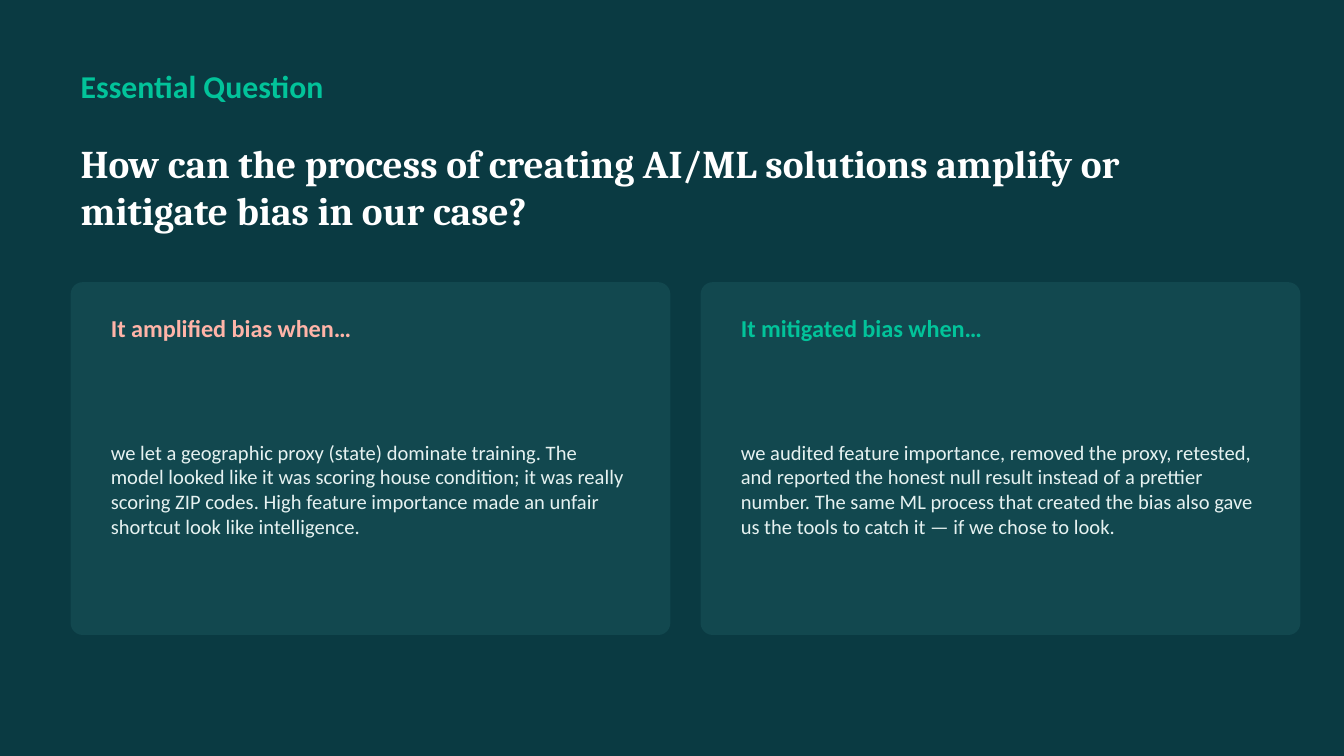
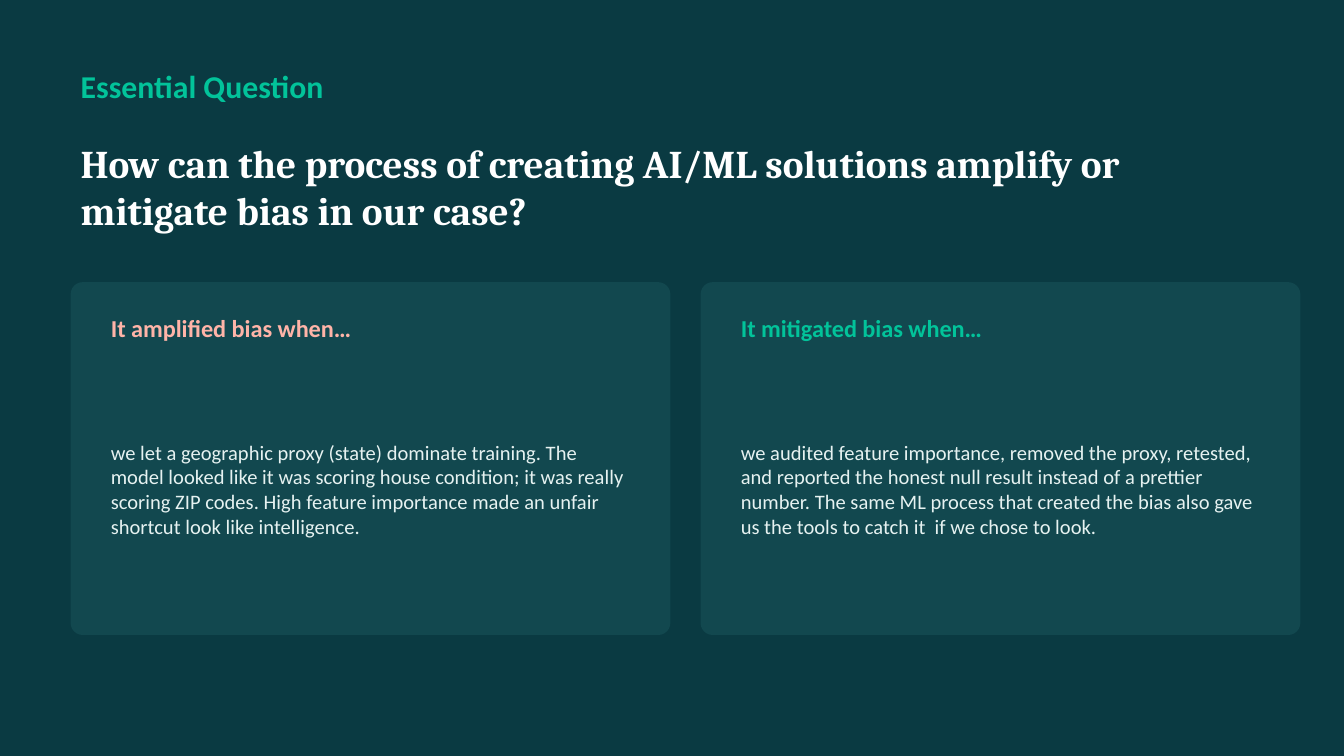
Before and after one commit to zhang-systems/ai4all-accessmap, a slide deck: slide 14 of reports/AccessMap_Final_Presentation.pptx. Drawn at 1344x756 pixels with LibreOffice and Linux fonts; fonts in the diff are those of the drawing. Boxes give left, top, right and bottom in pixels: in the first picture for what was removed or moved away, otherwise in the second. Text is boxed around its words. In the diff, an @@ line names an element or a change of style, - is before the commit and + after.

```diff
--- a/reports/AccessMap_Final_Presentation.pptx
+++ b/reports/AccessMap_Final_Presentation.pptx
@@ text at (741, 445, 1252, 534): text changed @@
-we audited feature importance, removed the proxy, retested, and reported the honest null result instead of a prettier number. The same ML process that created the bias also gave us the tools to catch it — if we chose to look.
+we audited feature importance, removed the proxy, retested, and reported the honest null result instead of a prettier number. The same ML process that created the bias also gave us the tools to catch it if we chose to look.
```
Also in this commit, not shown: 12 other slides changed, 1 other file.
